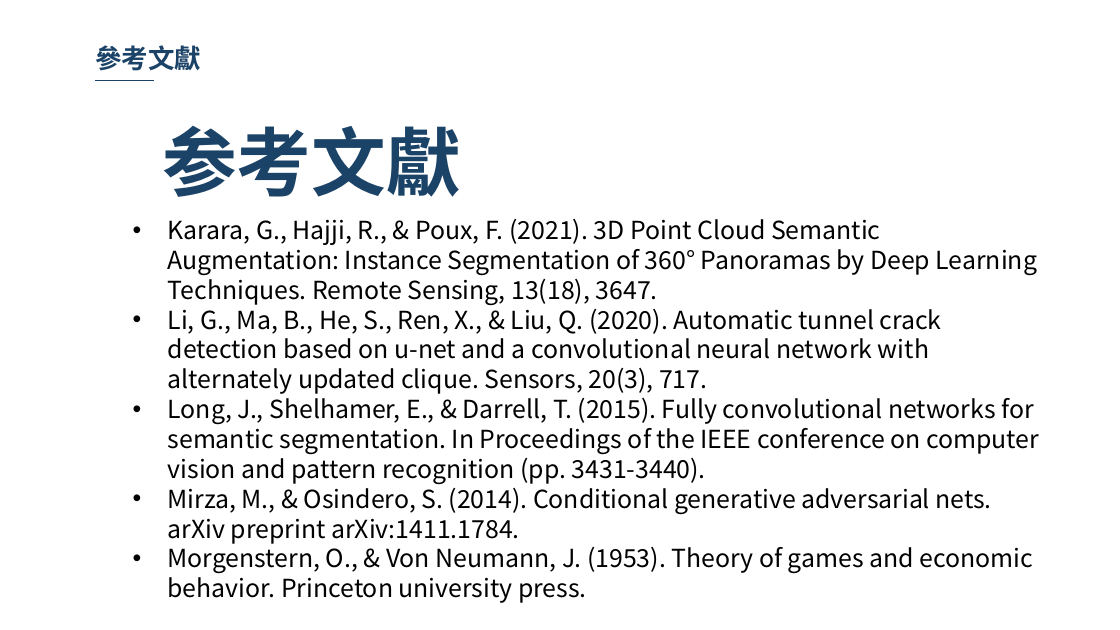
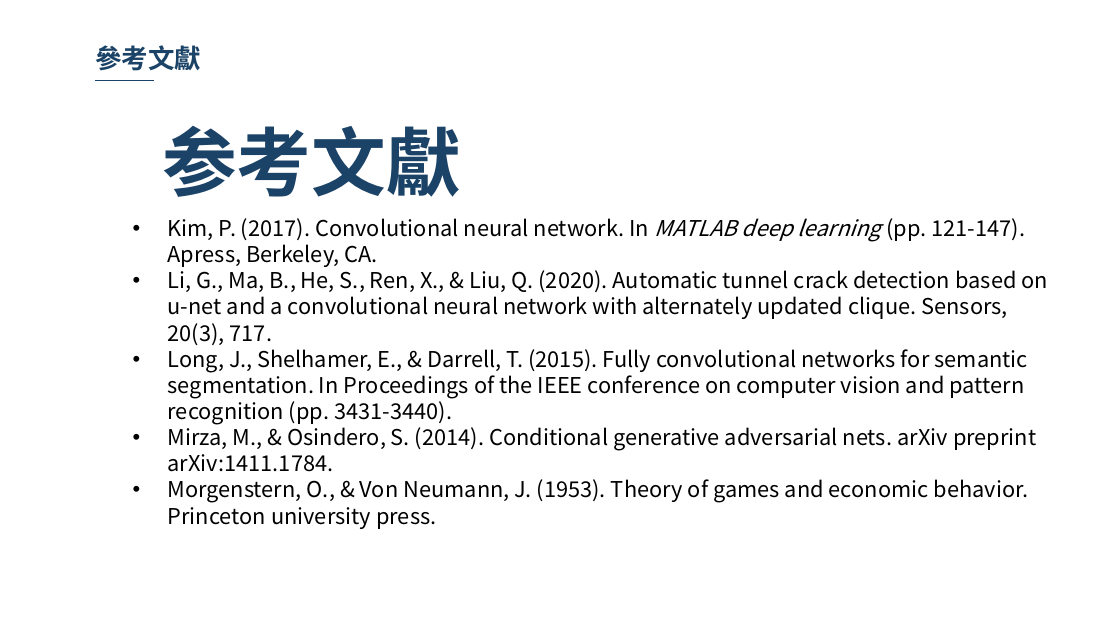
Before and after one commit to 10994015/paper, a slide deck: slide 45 of 論文/論文初審.pptx (slide 43 before the commit). Drawn at 1120x630 pixels with LibreOffice and Linux fonts; fonts in the diff are those of the drawing; background and template pictures are left out. Boxes give left, top, right and bottom in pixels: in the first picture for what was removed or moved away, otherwise in the second. Text is boxed around its words. In the diff, an @@ line names an element or a change of style, - is before the commit and + after.

```diff
--- a/論文/論文初審.pptx
+++ b/論文/論文初審.pptx
@@ text at (168,218,1025,267): text changed; size 16 to 14 pt @@
-• Karara, G., Hajji, R., & Poux, F. (2021). 3D Point Cloud Semantic Augmentation: Instance Segmentation of 360° Panoramas by Deep Learning Techniques. Remote Sensing, 13(18), 3647.
+• Kim, P. (2017). Convolutional neural network. In MATLAB deep learning (pp. 121-147). Apress, Berkeley, CA.
@@ text at (168,266,1048,529): size 16 to 14 pt in "Li, G., Ma, B., He, S., Ren, ...", "Long, J., Shelhamer, E., & Darrell, T. ...", "Mirza, M., & Osindero, S. (2014). Conditional ...", "Morgenstern, O., & Von Neumann, J. (1953). ..." @@
```
Also in this commit, not shown: 18 other slides changed, 3 slides added, 1 slide removed.
